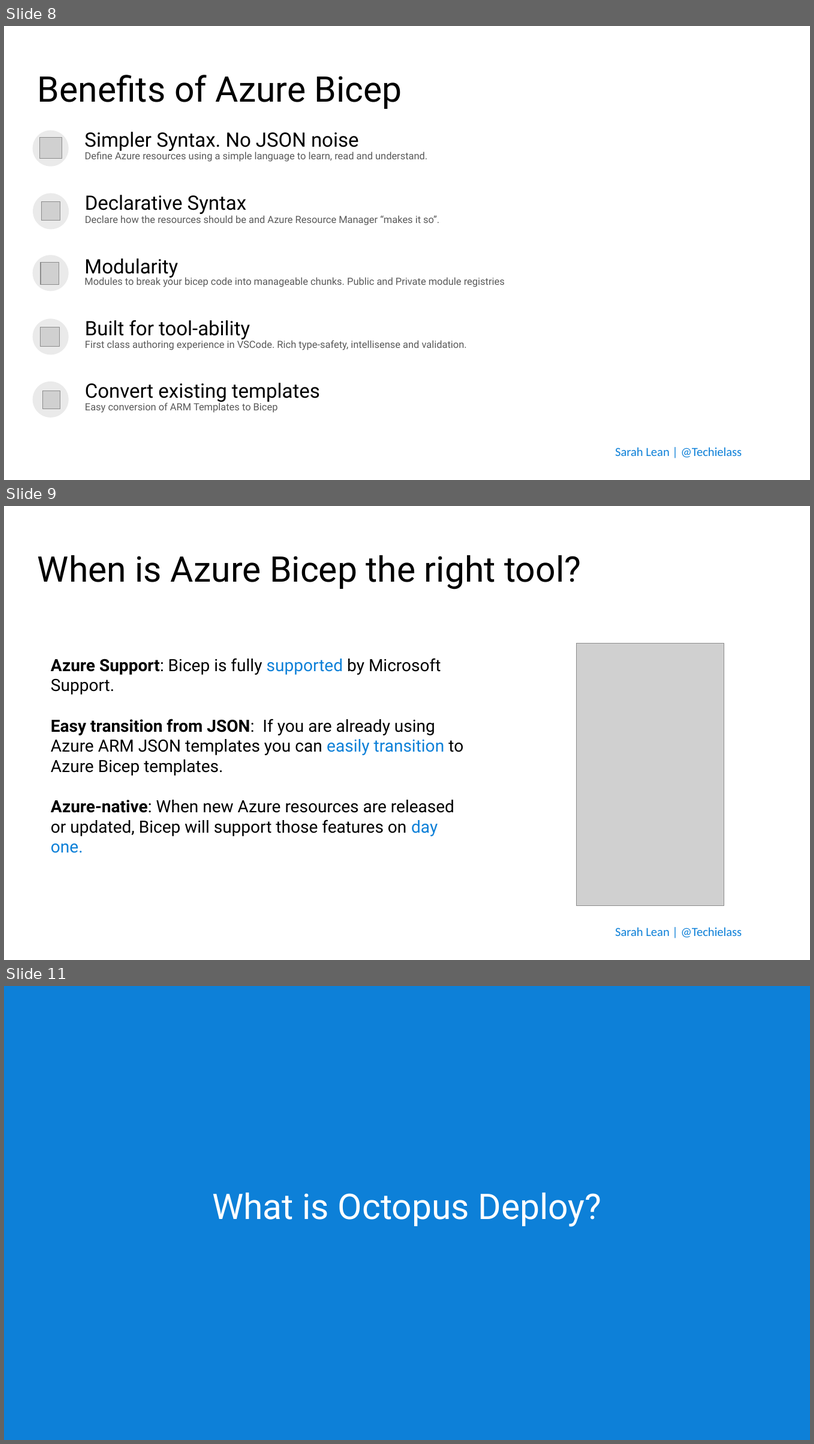
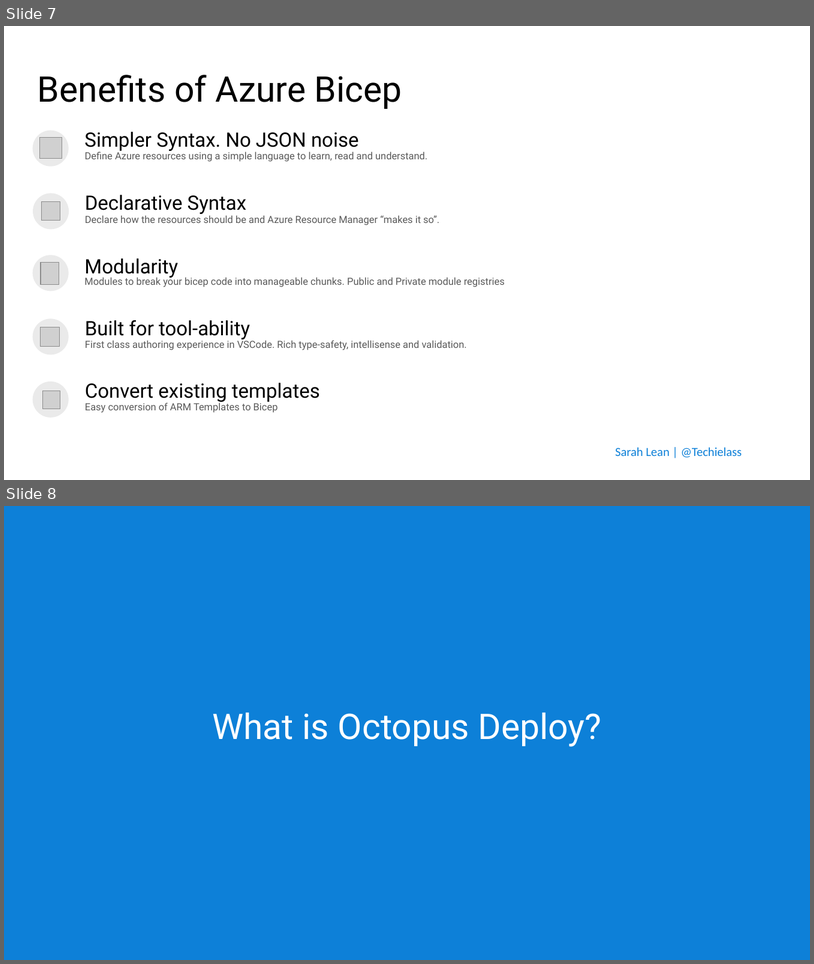
Before and after one commit to weeyin83/Presentations, a slide deck: 2022/bicepoctopus/CombineAzureBicepandOctopusDeploy_Public.pptx. Shown one above the other, each under a label of ours: slides 8, 9 and 11 before the commit, slides 7 and 8 after it; the slides between them are not shown. The pictures are 814x1444 and 814x964 pixels, drawn with LibreOffice and Linux fonts; fonts in the diff are those of the drawing; grey boxes stand for pictures; background and template pictures are left out. Boxes give left, top, right and bottom in pixels: in the first picture for what was removed or moved away, otherwise in the second. Text is boxed around its words. In the diff, an @@ line names an element or a change of style, - is before the commit and + after.

```diff
--- a/2022/bicepoctopus/CombineAzureBicepandOctopusDeploy_Public.pptx
+++ b/2022/bicepoctopus/CombineAzureBicepandOctopusDeploy_Public.pptx
@@ slide 9 removed at (4,506,810,960), background #FFFFFF; not listed: 1 template element that a slide beside it also shows @@
@@ title removed at (38,555,581,589) @@
-When is Azure Bicep the right tool?
@@ picture removed at (577,643,725,905) @@
@@ text removed at (51,658,464,853) @@
-Azure Support: Bicep is fully supported by Microsoft Support.
-Easy transition from JSON: If you are already using Azure ARM JSON templates you can easily transition to Azure Bicep templates.
-Azure-native: When new Azure resources are released or updated, Bicep will support those features on day one.
@@ what was slide 8 is now slide 7 @@
@@ what was slide 11 is now slide 8 @@
```
Also in this commit, not shown: 1 slide changed, 4 other slides removed.
